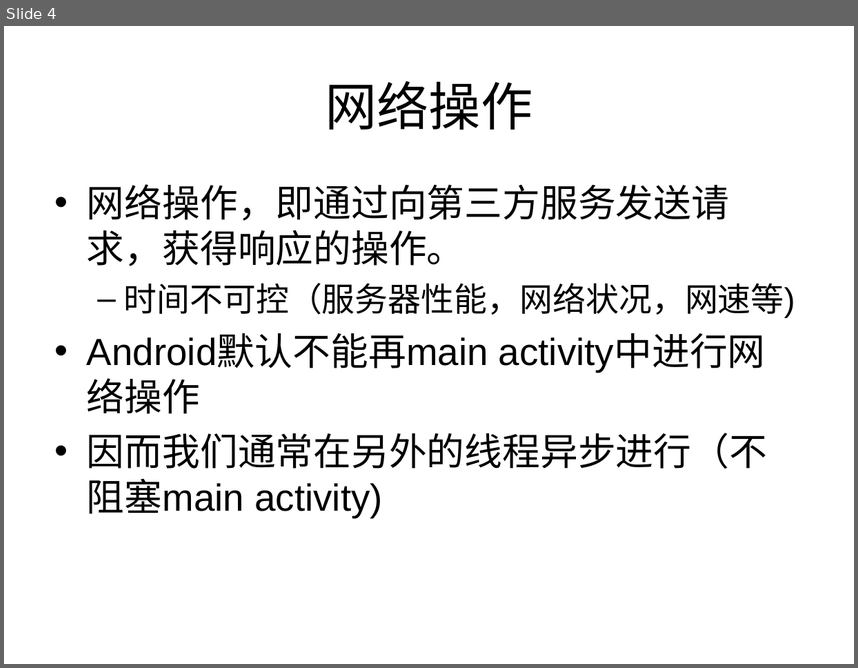
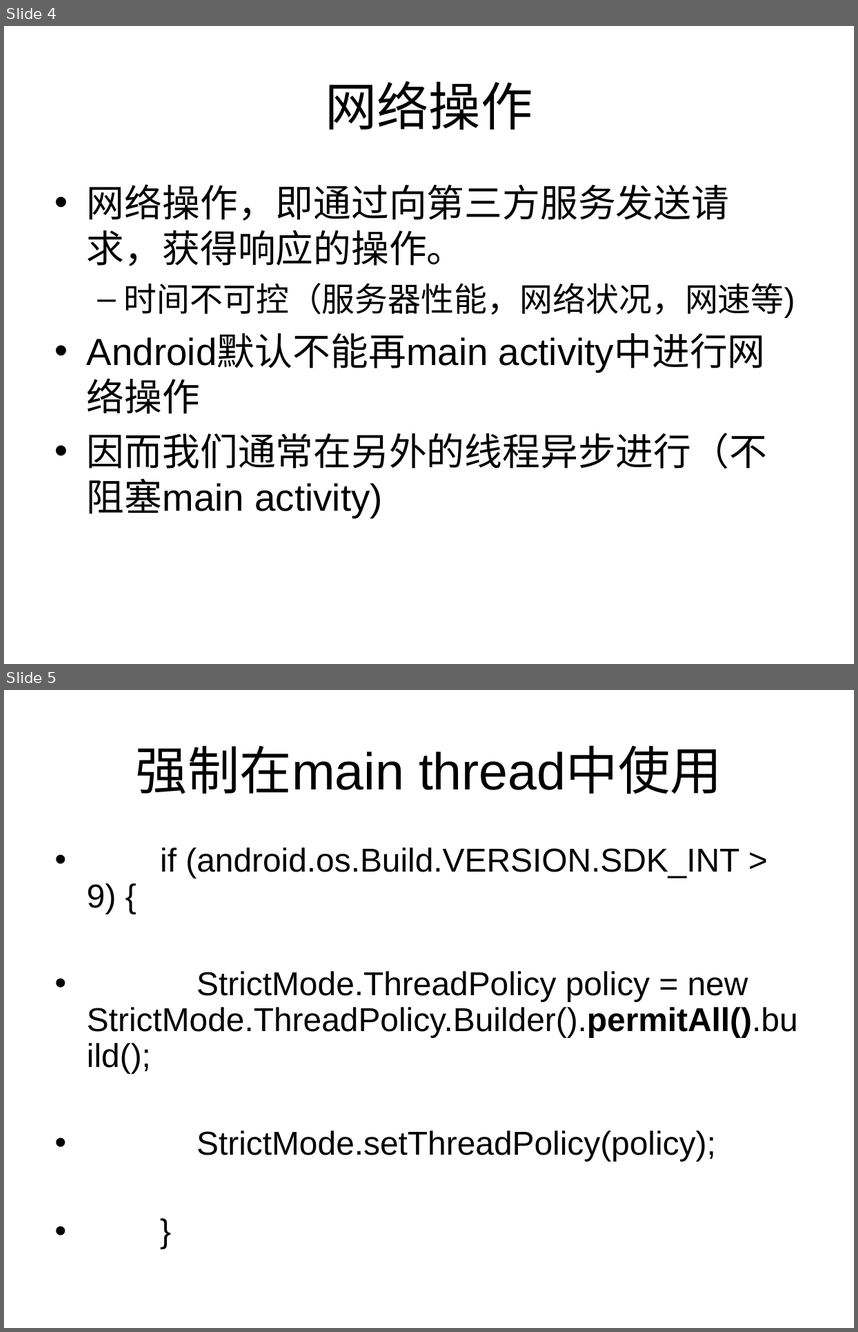
Before and after one commit to zhutao2015/JavaCourse, a slide deck: Android/lesson6-network/network.ppt. Shown one above the other, each under a label of ours: slide 4 before the commit, slides 4 and 5 after it. The pictures are 858x668 and 858x1332 pixels, drawn with LibreOffice and Linux fonts; fonts in the diff are those of the drawing. Boxes give left, top, right and bottom in pixels: in the first picture for what was removed or moved away, otherwise in the second. Text is boxed around its words. In the diff, an @@ line names an element or a change of style, - is before the commit and + after.

```diff
--- a/Android/lesson6-network/network.ppt
+++ b/Android/lesson6-network/network.ppt
@@ slide 5 added at (4,690,854,1328), background #FFFFFF @@
@@ title added at (136,746,722,794), 44 pt, text #000000 @@
+强制在main thread中使用
@@ text added at (87,847,798,1161), 28 pt, text #000000 @@
+• if (android.os.Build.VERSION.SDK_INT > 9) {
+• StrictMode.ThreadPolicy policy = new StrictMode.ThreadPolicy.Builder().permitAll().build();
+• StrictMode.setThreadPolicy(policy);
+• }
```
Also in this commit, not shown: 2 other slides added, 1 slide removed, 1 other file.
